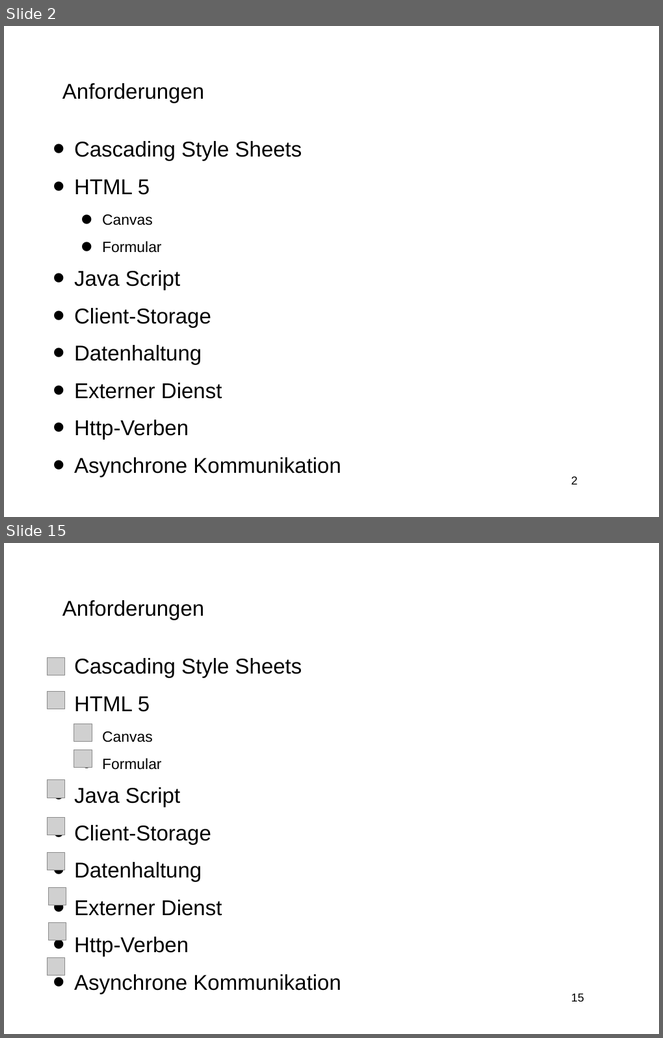
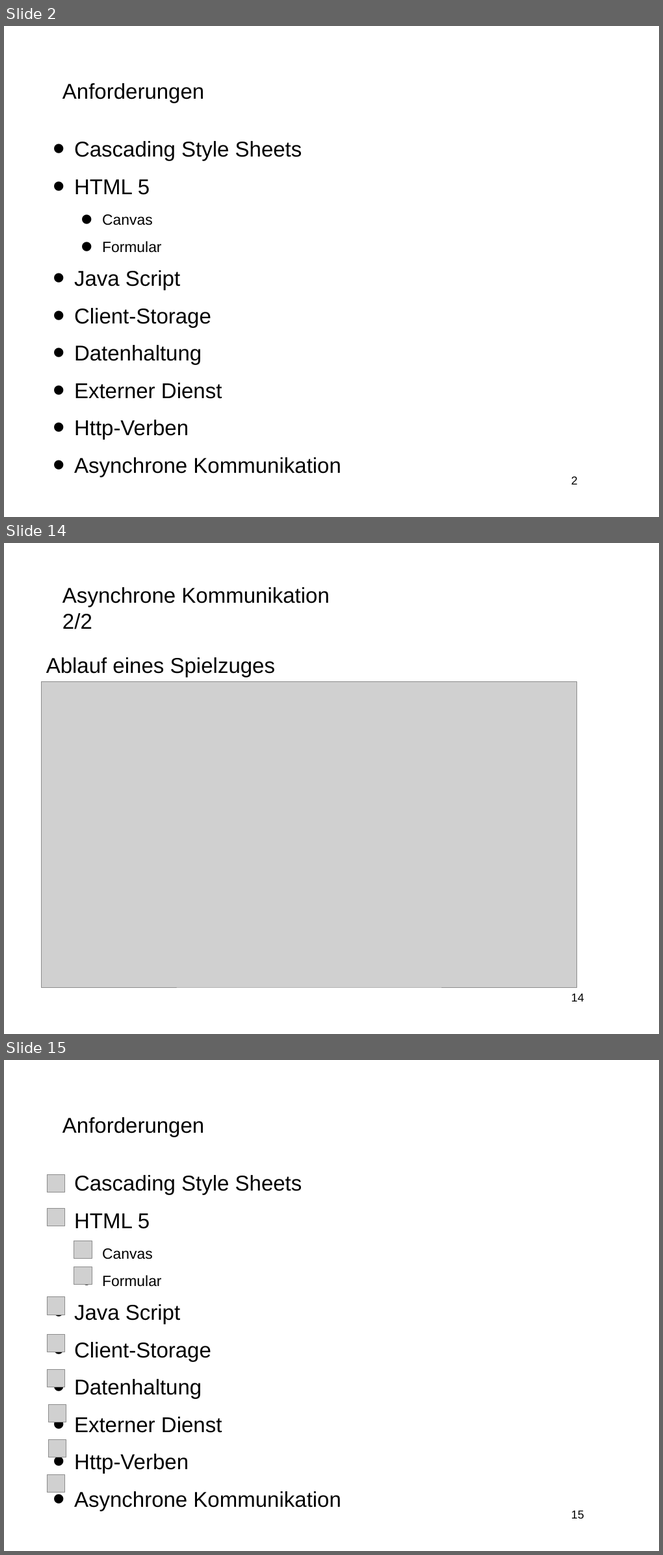
Before and after one commit to 4x4is18/Schiffeversenken, a slide deck: Präsentationen/Abschlusspräsentation/folien.odp. Shown one above the other, each under a label of ours: slides 2 and 15 before the commit, slides 2, 14 and 15 after it; the slides between them are not shown. The pictures are 663x1038 and 663x1555 pixels, drawn with LibreOffice and Linux fonts; fonts in the diff are those of the drawing; grey boxes stand for pictures; background and template pictures are left out. Boxes give left, top, right and bottom in pixels: in the first picture for what was removed or moved away, otherwise in the second. Text is boxed around its words. In the diff, an @@ line names an element or a change of style, - is before the commit and + after.

```diff
--- a/Präsentationen/Abschlusspräsentation/folien.odp
+++ b/Präsentationen/Abschlusspräsentation/folien.odp
@@ slide 14 added at <box>4,543,659,1034</box>, background #FFFFFF; not listed: 1 template element that a slide beside it also shows @@
@@ title added at <box>62,587,329,629</box>, 26 pt, text #000000 @@
+Asynchrone Kommunikation 2/2
@@ text added at <box>46,657,276,677</box>, 26 pt, text #000000 @@
+Ablauf eines Spielzuges
@@ picture added at <box>42,682,578,988</box> @@
```
Also in this commit, not shown: 12 slides changed, 1 other slide added, 2 slides removed, 1 other file.
